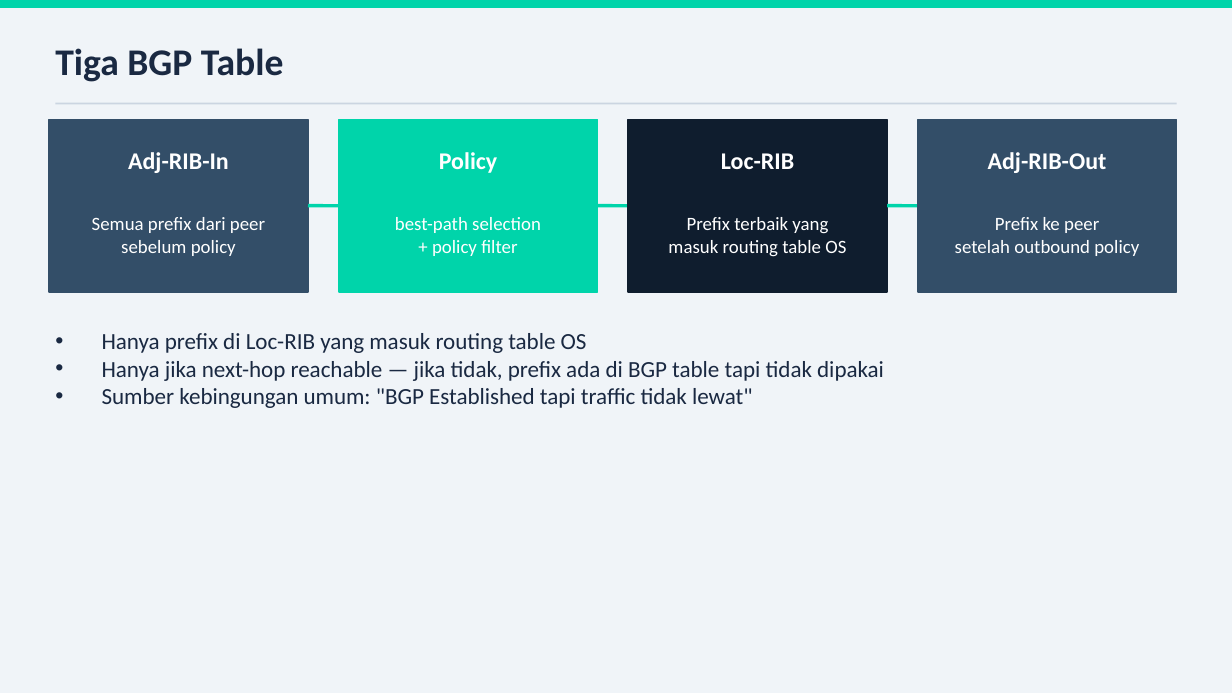
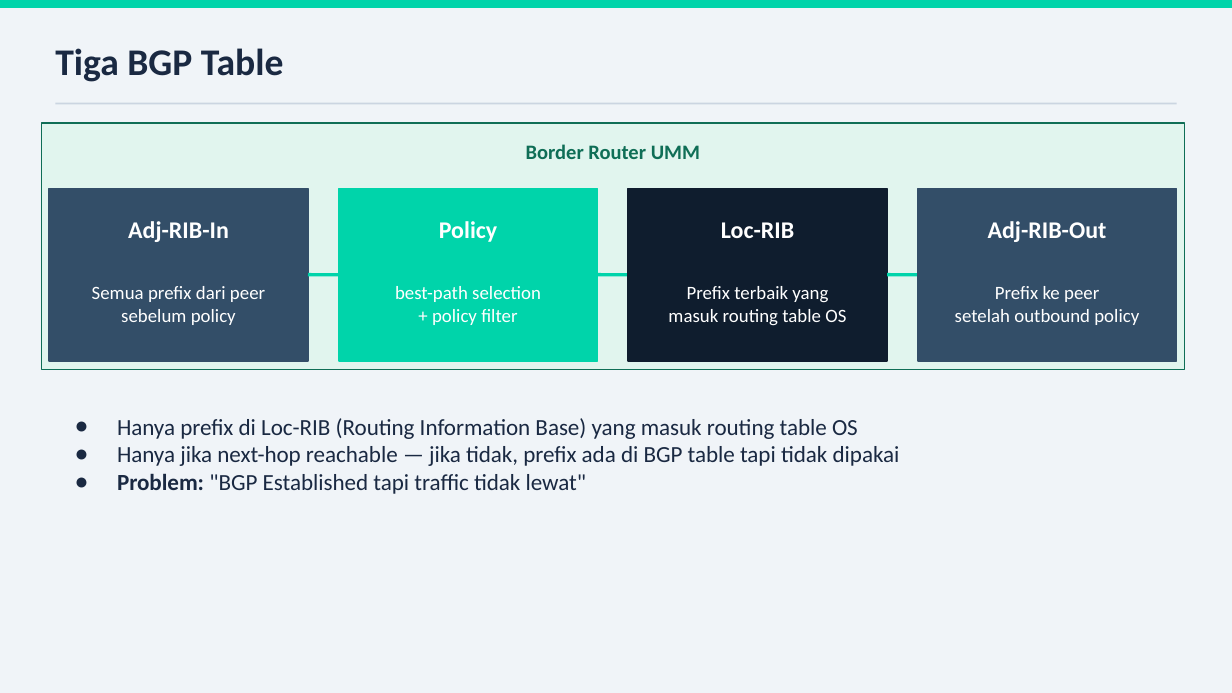
Before and after one commit to indi9o/bgp-workshop-labs, a slide deck: slide 16 of hari1/BGP-Workshop-Hari1.pptx. Drawn at 1232x693 pixels with LibreOffice and Linux fonts; fonts in the diff are those of the drawing. Boxes give left, top, right and bottom in pixels: in the first picture for what was removed or moved away, otherwise in the second. Text is boxed around its words. In the diff, an @@ line names an element or a change of style, - is before the commit and + after.

```diff
--- a/hari1/BGP-Workshop-Hari1.pptx
+++ b/hari1/BGP-Workshop-Hari1.pptx
@@ rectangle added at [42,123,1185,370], fill #E1F5EE, outline #0F6E56 1 pt @@
@@ text added at [526,144,700,159], 12 pt, text #0F6E56, bold @@
+Border Router UMM
@@ 8 texts, 4 rectangles, 3 lines: place and size @@
-8 texts, 4 rectangles, 3 lines at [49,120,1177,292]
+8 texts, 4 rectangles, 3 lines at [49,188,1177,361]
@@ text "Hanya prefix di Loc-RIB (Routing ...": place and size @@
-text "Hanya prefix di Loc-RIB (Routing ..." at [102,333,884,408]
+text "Hanya prefix di Loc-RIB (Routing ..." at [117,418,900,494]
@@ text at [117,418,858,439]: text changed @@
-• Hanya prefix di Loc-RIB yang masuk routing table OS
+● Hanya prefix di Loc-RIB (Routing Information Base) yang masuk routing table OS
@@ text at [117,446,900,466]: bullet • to ● @@
@@ text at [117,473,586,494]: text changed @@
-• Sumber kebingungan umum: "BGP Established tapi traffic tidak lewat"
+● Problem: "BGP Established tapi traffic tidak lewat"
```
Also in this commit, not shown: 24 other slides changed, 1 other file.
